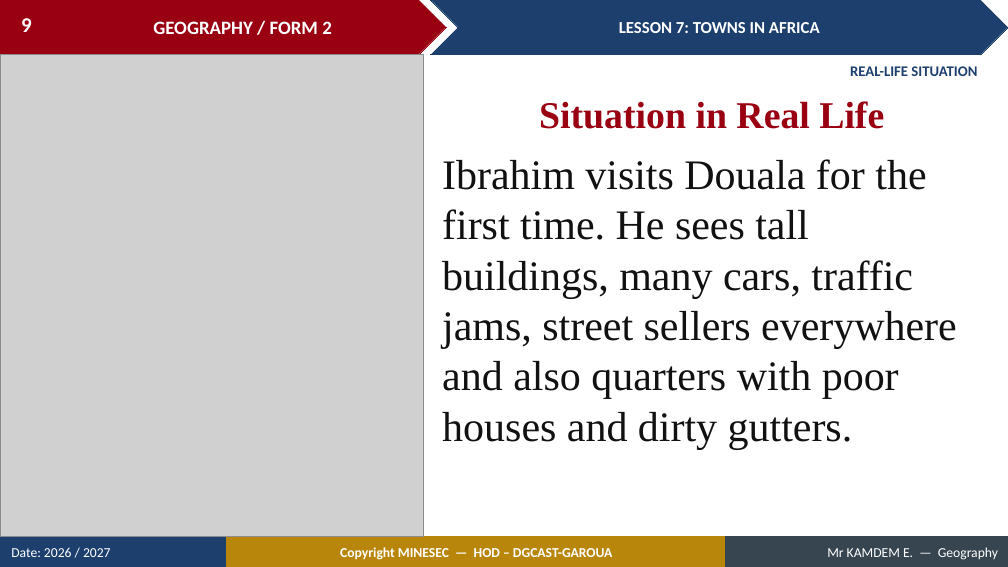
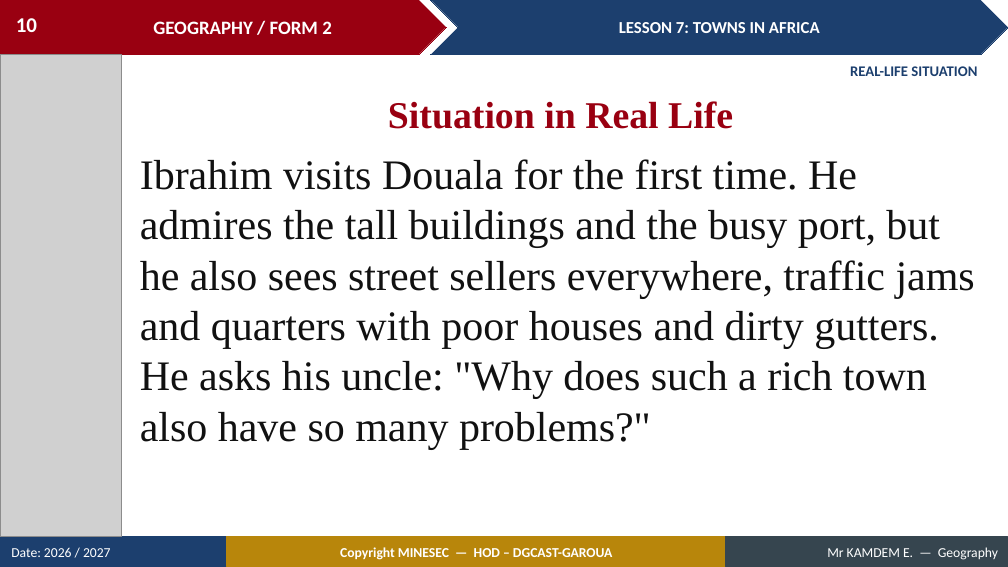
Before and after one commit to Berthautk/linea-github, a slide deck: slide 10 of lecons/F2/14_F2_M2_L07_Towns_in_Africa.pptx (slide 9 before the commit). Drawn at 1008x567 pixels with LibreOffice and Linux fonts; fonts in the diff are those of the drawing; grey boxes stand for pictures. Boxes give left, top, right and bottom in pixels: in the first picture for what was removed or moved away, otherwise in the second. Text is boxed around its words. In the diff, an @@ line names an element or a change of style, - is before the commit and + after.

```diff
--- a/lecons/F2/14_F2_M2_L07_Towns_in_Africa.pptx
+++ b/lecons/F2/14_F2_M2_L07_Towns_in_Africa.pptx
@@ page number at <box>16,18,37,32</box>: text changed @@
-9
+10
@@ picture: place and size @@
-picture at <box>0,54,423,537</box>
+picture at <box>0,54,121,537</box>
@@ text "Situation in Real Life": place and size @@
-text "Situation in Real Life" at <box>539,101,884,129</box>
+text "Situation in Real Life" at <box>388,101,733,129</box>
@@ text at <box>140,159,975,449</box>: text changed @@
-Ibrahim visits Douala for the first time. He sees tall buildings, many cars, traffic jams, street sellers everywhere and also quarters with poor houses and dirty gutters.
+Ibrahim visits Douala for the first time. He admires the tall buildings and the busy port, but he also sees street sellers everywhere, traffic jams and quarters with poor houses and dirty gutters. He asks his uncle: "Why does such a rich town also have so many problems?"
```
Also in this commit, not shown: 26 other slides changed, 24 slides added, 4 slides removed, 21 other files.
